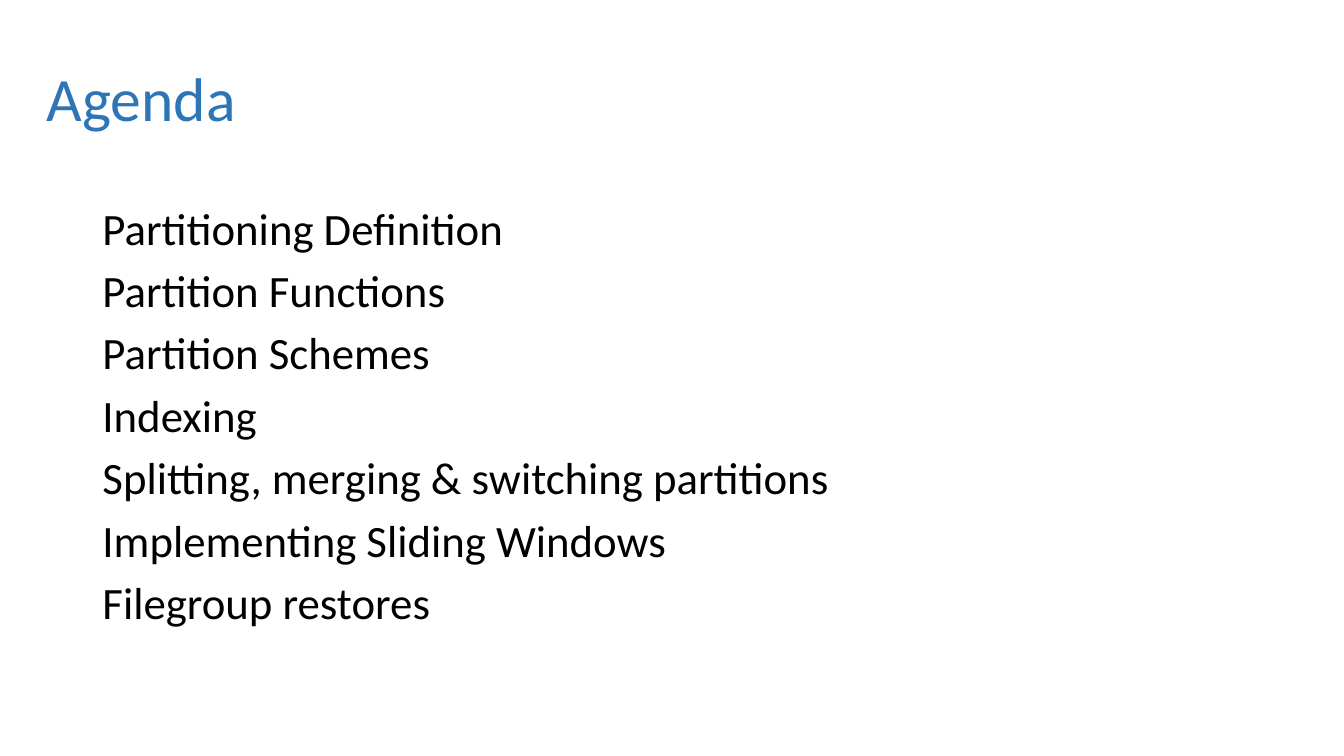
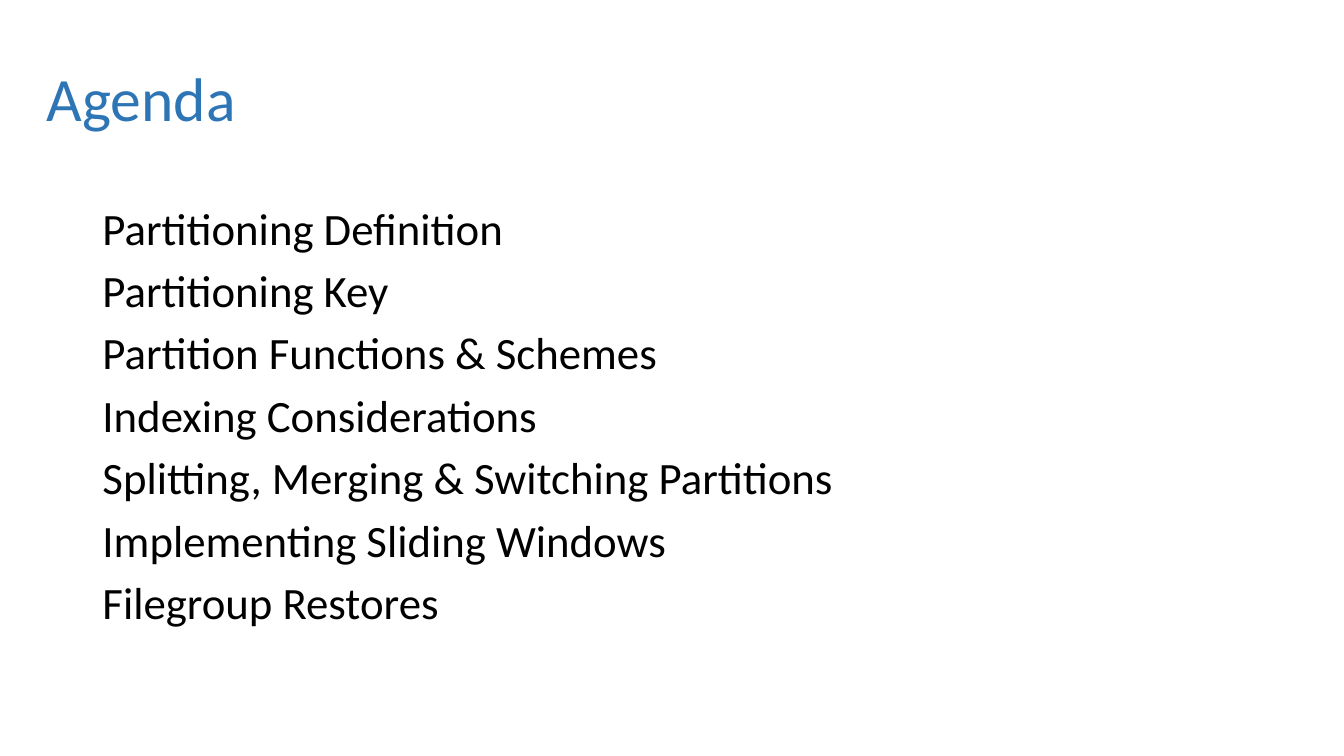
Before and after one commit to dbafromthecold/IntroToPartitioning, a slide deck: slide 4 of Intro to Partitioning.pptx (slide 5 before the commit). Drawn at 1344x756 pixels with LibreOffice and Linux fonts; fonts in the diff are those of the drawing; background and template pictures are left out. Boxes give left, top, right and bottom in pixels: in the first picture for what was removed or moved away, otherwise in the second. Text is boxed around its words. In the diff, an @@ line names an element or a change of style, - is before the commit and + after.

```diff
--- a/Intro to Partitioning.pptx
+++ b/Intro to Partitioning.pptx
@@ text at bbox=[102, 276, 833, 502]: text changed @@
-Partition Functions
-Partition Schemes
-Indexing
-Splitting, merging & switching partitions
+Partitioning Key
+Partition Functions & Schemes
+Indexing Considerations
+Splitting, Merging & Switching Partitions
@@ text at bbox=[102, 588, 439, 627]: text changed @@
-Filegroup restores
+Filegroup Restores
```
Also in this commit, not shown: 9 other slides changed, 8 slides added, 1 slide removed, 5 other files.
